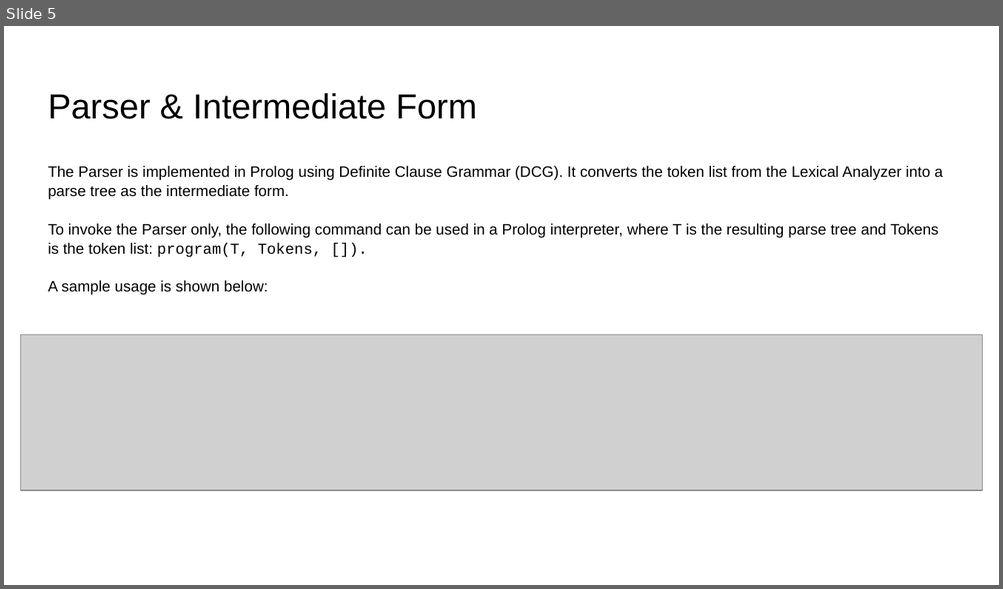
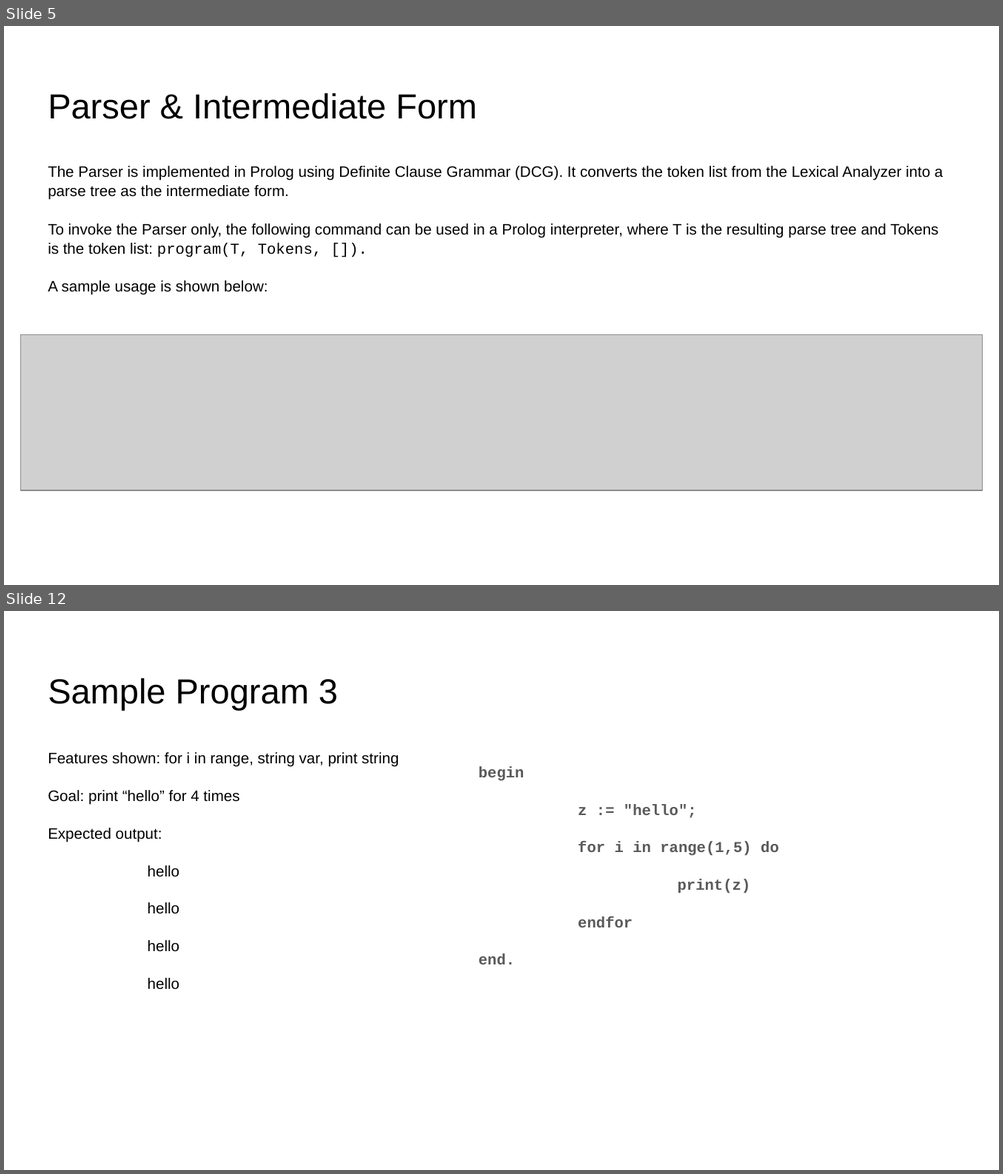
Before and after one commit to angelaczh/SER502-ScriptShark-Team13, a slide deck: doc/Documentation.pptx. Shown one above the other, each under a label of ours: slide 5 before the commit, slides 5 and 12 after it; the slides between them are not shown. The pictures are 1003x589 and 1003x1174 pixels, drawn with LibreOffice and Linux fonts; fonts in the diff are those of the drawing; grey boxes stand for pictures. Boxes give left, top, right and bottom in pixels: in the first picture for what was removed or moved away, otherwise in the second. Text is boxed around its words. In the diff, an @@ line names an element or a change of style, - is before the commit and + after.

```diff
--- a/doc/Documentation.pptx
+++ b/doc/Documentation.pptx
@@ slide 12 added at (4,611,999,1170), background #FFFFFF @@
@@ title added at (48,678,338,710), 25.2 pt, text #000000 @@
+Sample Program 3
@@ text added at (48,752,398,990), 11 pt, text #000000 @@
+Features shown: for i in range, string var, print string
+Goal: print “hello” for 4 times
+Expected output:
+hello
+hello
+hello
+hello
@@ text added at (478,766,779,965), 11 pt, text #595959, bold @@
+begin
+z := "hello";
+for i in range(1,5) do
+print(z)
+endfor
+end.
```
Also in this commit, not shown: 1 slide changed, 8 other slides added, 3 slides removed.
